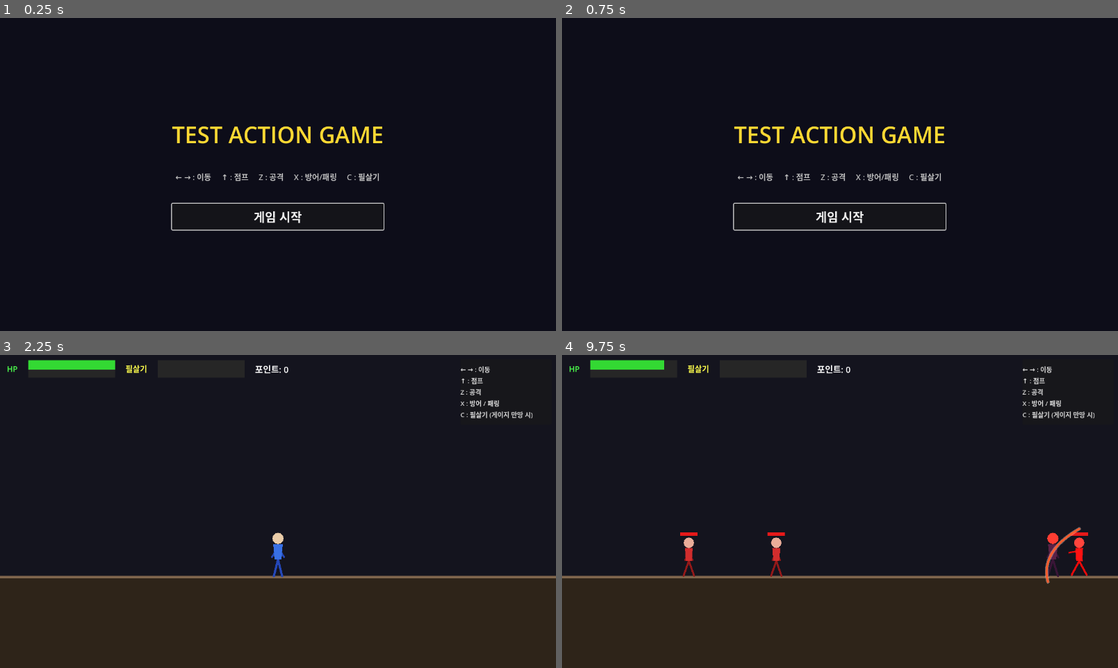
Above: before the commit, frames 1-4 (two rows, left to right).
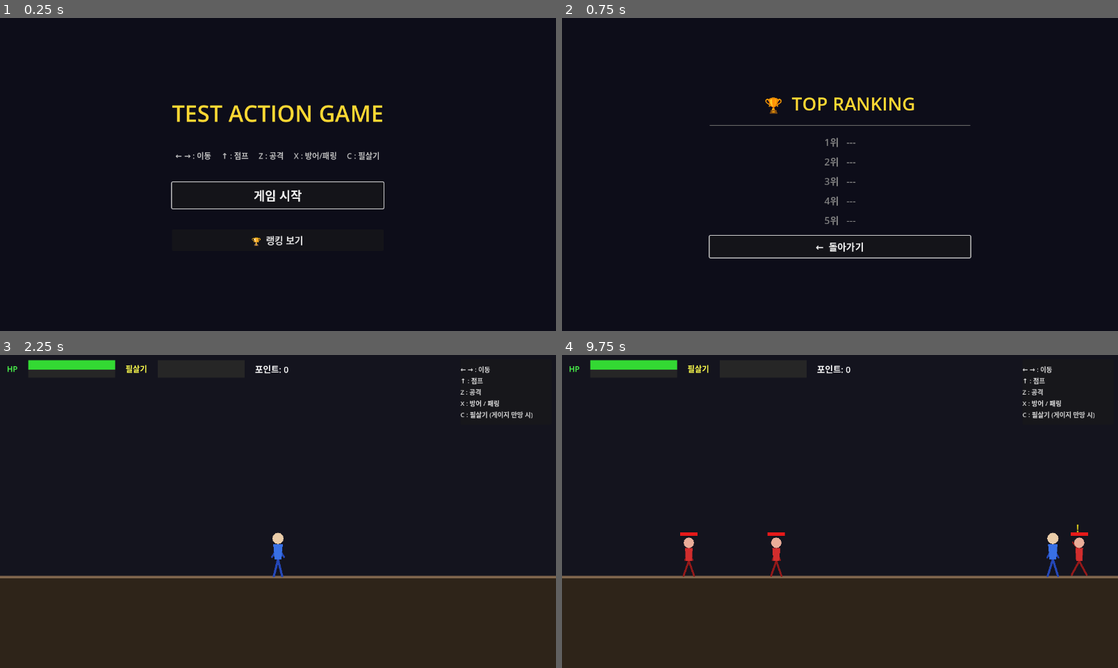
Above: after the commit, the same moments.

Repository: jinsik525-cmyk/my-godot-game
Game: Godot game, scene res://Title.tscn
Two runs of this game, one before a commit and one after it. Both use one fixed random seed, a clock stepped at 60 frames per second and the inputs below.
Inputs (mouse positions are in pixels of both pictures, inside the frame that each line leads up to):
- Up to frame 1 (0.25 s): no input
- Up to frame 2 (0.75 s): click (840, 240) at 0.5 s, where only the run after the commit has a clickable "🏆 랭킹 보기"
- Up to frame 3 (2.25 s): click (278, 583) at 1.25 s, where only the run after the commit has a clickable "← 돌아가기"; click "게임 시작" at 2 s
- Up to frame 4 (9.75 s): tap Enter at 2.75 s; hold Right (move_right) 2.78-4.28 s; tap Z (attack) at 2.85, 3.8, 4.35, 5.3, 6.6, 8.1 s; tap Up (jump) at 3.02, 3.77, 5.27, 6.02, 6.77, 8.27, 9.02 s; tap C (special) at 3.05, 3.6, 4.55, 5.85, 7.35, 9.05, 9.6 s; hold Left (move_left) 4.28-6.53 s; tap X (guard) at 5.1, 8.85 s; tap Escape (ui_cancel) at 6.4 s; hold Right (move_right) from 6.53 s (still down)

The runs differ from the first frame. In frame 1, 3.5% of the frame differs, in the area x 30-70%, y 27-73%; in frame 2, 2.9%; in frame 3, nothing differs; in frame 4, 0.5%.
Error after the commit: Invalid call. Nonexistent function 'is_action_just_pressed' in base 'InputEventKey'. (res://UI.gd:55)

Commit message:
공격 예고 모션, 일시정지, 랭킹 시스템 추가

Diff:
--- a/Enemy.gd
+++ b/Enemy.gd
@@ -6,18 +6,20 @@
 const BASE_SPEED       := 80.0
 const ATTACK_RANGE     := 62.0
 const ATTACK_DAMAGE    := 15
+const WINDUP_MIN       := 0.55   # 예고 모션 최소 시간
+const WINDUP_MAX       := 0.72   # 예고 모션 최대 시간
 const ATTACK_DURATION  := 0.25
 const ATTACK_COOLDOWN  := 1.05
 const MAX_HEALTH       := 50
 const GRAVITY          := 900.0
-const KB_FRICTION      := 950.0   # 넉백 감속도
+const KB_FRICTION      := 950.0
 
 # 색상
 const C_BODY := Color(0.82, 0.18, 0.18, 1.0)
 const C_DARK := Color(0.58, 0.10, 0.10, 1.0)
 const C_HEAD := Color(0.92, 0.68, 0.60, 1.0)
 
-enum State { MOVING, ATTACKING, COOLDOWN }
+enum State { MOVING, WINDUP, ATTACKING, COOLDOWN }
 
 # ── 상태 ─────────────────────────────────────────────────────────────────────
 var health:       int   = MAX_HEALTH
@@ -32,12 +34,14 @@
 var walk_phase:   float = 0.0
 
 # ── 비주얼 노드 ──────────────────────────────────────────────────────────────
-var _head:  Polygon2D
-var _torso: Polygon2D
-var _arm_l: Line2D
-var _arm_r: Line2D
-var _leg_l: Line2D
-var _leg_r: Line2D
+var _head:        Polygon2D
+var _torso:       Polygon2D
+var _arm_l:       Line2D
+var _arm_r:       Line2D
+var _leg_l:       Line2D
+var _leg_r:       Line2D
+var _alert_label: Label
+var _alert_tween: Tween = null
 
 @onready var body_node: Node2D    = $Body
 @onready var hp_fill:   ColorRect = $HPBar/HPFill
@@ -66,6 +70,15 @@
 	_head.polygon = _circle_poly(0.0, -78.0, 12.0, 12)
 	body_node.add_child(_head)
 
+	# "!" 경고 레이블 (머리 위, HP바 위)
+	_alert_label = Label.new()
+	_alert_label.text = "!"
+	_alert_label.add_theme_font_size_override("font_size", 26)
+	_alert_label.add_theme_color_override("font_color", Color(1.0, 0.92, 0.1, 1.0))
+	_alert_label.position = Vector2(-7.0, -130.0)
+	_alert_label.visible  = false
+	add_child(_alert_label)
+
 func init(p_player: Node2D, p_speed_multiplier: float) -> void:
 	player = p_player
 	speed  = BASE_SPEED * p_speed_multiplier
@@ -77,11 +90,9 @@
 	if is_dead or player == null:
 		return
 
-	# 중력 적용
 	if not is_on_floor():
 		velocity.y += GRAVITY * delta
 
-	# 넉백 중에는 AI 대신 감속만 처리
 	if is_knockback:
 		kb_timer -= delta
 		velocity.x = move_toward(velocity.x, 0.0, KB_FRICTION * delta)
@@ -90,6 +101,7 @@
 	else:
 		match state:
 			State.MOVING:    _state_moving()
+			State.WINDUP:    _state_windup(delta)
 			State.ATTACKING: _state_attacking(delta)
 			State.COOLDOWN:  _state_cooldown(delta)
 
@@ -103,11 +115,40 @@
 
 	if dist <= ATTACK_RANGE:
 		velocity.x = 0.0
-		_enter_attack()
+		_enter_windup()          # ATTACKING 대신 WINDUP 먼저
 	else:
 		facing_dir = 1 if dx > 0.0 else -1
 		velocity.x = facing_dir * speed
 
+# ── 예고 모션(WINDUP) ─────────────────────────────────────────────────────────
+func _enter_windup() -> void:
+	state       = State.WINDUP
+	state_timer = randf_range(WINDUP_MIN, WINDUP_MAX)
+
+	# "!" 레이블 깜빡임 시작
+	_alert_label.visible   = true
+	_alert_label.modulate.a = 1.0
+	if _alert_tween:
+		_alert_tween.kill()
+	_alert_tween = create_tween().set_loops()
+	_alert_tween.tween_property(_alert_label, "modulate:a", 0.1, 0.17)
+	_alert_tween.tween_property(_alert_label, "modulate:a", 1.0, 0.17)
+
+func _state_windup(delta: float) -> void:
+	velocity.x   = 0.0
+	state_timer -= delta
+	if state_timer <= 0.0:
+		_hide_alert()
+		_enter_attack()
+
+func _hide_alert() -> void:
+	if _alert_tween:
+		_alert_tween.kill()
+		_alert_tween = null
+	if is_instance_valid(_alert_label):
+		_alert_label.visible = false
+
+# ── 공격 ─────────────────────────────────────────────────────────────────────
 func _enter_attack() -> void:
 	state       = State.ATTACKING
 	state_timer = ATTACK_DURATION
@@ -120,27 +161,26 @@
 		state       = State.COOLDOWN
 		state_timer = ATTACK_COOLDOWN
 
+func _do_attack() -> void:
+	if is_dead:
+		return
+	if player.has_method("take_damage"):
+		player.take_damage(ATTACK_DAMAGE, global_position)
+
+	var eff_dir := 1 if (player.global_position.x - global_position.x) >= 0.0 else -1
+	Effects.spawn_enemy_slash(
+		global_position + Vector2(eff_dir * 26.0, -42.0), eff_dir)
+
+	body_node.modulate = Color(1.6, 0.4, 0.4, 1.0)
+	await get_tree().create_timer(0.15).timeout
+	if is_instance_valid(self) and not is_dead:
+		body_node.modulate = Color.WHITE
+
 func _state_cooldown(delta: float) -> void:
 	velocity.x   = 0.0
 	state_timer -= delta
 	if state_timer <= 0.0:
 		state = State.MOVING
-
-# ── 공격 ─────────────────────────────────────────────────────────────────────
-func _do_attack() -> void:
-	if is_dead:
-		return
-	if player.has_method("take_damage"):
-		player.take_damage(ATTACK_DAMAGE, global_position)
-
-	var eff_dir := 1 if (player.global_position.x - global_position.x) >= 0.0 else -1
-	Effects.spawn_enemy_slash(
-		global_position + Vector2(eff_dir * 26.0, -42.0), eff_dir)
-
-	body_node.modulate = Color(1.6, 0.4, 0.4, 1.0)
-	await get_tree().create_timer(0.15).timeout
-	if is_instance_valid(self) and not is_dead:
-		body_node.modulate = Color.WHITE
 
 # ── 피격 / 넉백 ──────────────────────────────────────────────────────────────
 func take_damage(amount: int, knockback_force: float = 0.0, knockback_dir: int = 0) -> void:
@@ -162,11 +202,11 @@
 		_die()
 
 func apply_knockback(force: float, dir: int) -> void:
+	_hide_alert()
 	velocity.x   = dir * force
 	velocity.y   = -100.0
 	is_knockback = true
 	kb_timer     = 0.30
-	# 넉백 동안 쿨다운 상태로 전환 (공격 불가)
 	state        = State.COOLDOWN
 	state_timer  = 0.30
 
@@ -175,6 +215,7 @@
 
 # ── 사망 ─────────────────────────────────────────────────────────────────────
 func _die() -> void:
+	_hide_alert()
 	is_dead = true
 	body_node.modulate = Color(0.5, 0.5, 0.5, 0.65)
 	emit_signal("enemy_died", self)
@@ -184,35 +225,37 @@
 
 # ── 비주얼 업데이트 ───────────────────────────────────────────────────────────
 func _update_visuals(delta: float) -> void:
-	# 걷기 위상
 	if state == State.MOVING and abs(velocity.x) > 10.0 and is_on_floor():
 		walk_phase += delta * 7.5
 	else:
 		walk_phase = move_toward(walk_phase, 0.0, delta * 14.0)
 	var sw := sin(walk_phase) * 0.44
 
-	# 플레이어 방향 갱신 (넉백 중 제외)
 	if player != null and not is_knockback:
 		var dx := player.global_position.x - global_position.x
 		if abs(dx) > 5.0:
 			facing_dir = 1 if dx > 0.0 else -1
 
-	# 팔
 	const ARM_ROOT := Vector2(0.0, -60.0)
 	const ARM_LEN  := 24.0
-	if state == State.ATTACKING:
-		var lead := deg_to_rad(78.0)
-		if facing_dir > 0:
-			_set_limb(_arm_r, ARM_ROOT,  lead,  ARM_LEN)
-			_set_limb(_arm_l, ARM_ROOT, -0.28,  ARM_LEN)
-		else:
-			_set_limb(_arm_r, ARM_ROOT,  0.28,  ARM_LEN)
-			_set_limb(_arm_l, ARM_ROOT, -lead,  ARM_LEN)
-	else:
-		_set_limb(_arm_r, ARM_ROOT,  0.50 + sw, ARM_LEN)
-		_set_limb(_arm_l, ARM_ROOT, -0.50 - sw, ARM_LEN)
-
-	# 다리
+
+	match state:
+		State.WINDUP:
+			# 양팔을 위로 들어 공격 예고
+			_set_limb(_arm_r, ARM_ROOT, -deg_to_rad(142.0), ARM_LEN)
+			_set_limb(_arm_l, ARM_ROOT, -deg_to_rad(142.0), ARM_LEN)
+		State.ATTACKING:
+			var lead := deg_to_rad(78.0)
+			if facing_dir > 0:
+				_set_limb(_arm_r, ARM_ROOT,  lead,  ARM_LEN)
+				_set_limb(_arm_l, ARM_ROOT, -0.28,  ARM_LEN)
+			else:
+				_set_limb(_arm_r, ARM_ROOT,  0.28,  ARM_LEN)
+				_set_limb(_arm_l, ARM_ROOT, -lead,  ARM_LEN)
+		_:
+			_set_limb(_arm_r, ARM_ROOT,  0.50 + sw, ARM_LEN)
+			_set_limb(_arm_l, ARM_ROOT, -0.50 - sw, ARM_LEN)
+
 	const LEG_ROOT := Vector2(0.0, -36.0)
 	const LEG_LEN  := 36.0
 	if not is_on_floor():
--- a/Main.gd
+++ b/Main.gd
@@ -76,6 +76,7 @@
 
 func _on_player_died() -> void:
 	game_active = false
+	Scores.save_score(points)   # 점수 저장
 	# 남아 있는 적 멈추기
 	for e in enemy_container.get_children():
 		if e.has_method("set"):
--- /dev/null
+++ b/RankingScene.gd
@@ -0,0 +1,27 @@
+extends Node
+
+@onready var scores_vbox: VBoxContainer = $CenterContainer/VBox/ScoresVBox
+@onready var back_button: Button        = $CenterContainer/VBox/BackButton
+
+func _ready() -> void:
+	back_button.pressed.connect(_on_back_pressed)
+	_populate_scores()
+	back_button.grab_focus()
+
+func _populate_scores() -> void:
+	var rankings: Array = Scores.load_scores()
+	for i in range(5):
+		var lbl := Label.new()
+		lbl.horizontal_alignment = HORIZONTAL_ALIGNMENT_CENTER
+		lbl.add_theme_font_size_override("font_size", 22)
+		if i < rankings.size():
+			var entry = rankings[i]
+			lbl.text = "%d위   %d pt   (%s)" % [i + 1, entry["score"], entry["date"]]
+			lbl.self_modulate = Color(1.0, 0.88, 0.25, 1.0) if i == 0 else Color.WHITE
+		else:
+			lbl.text = "%d위   ---" % (i + 1)
+			lbl.self_modulate = Color(0.5, 0.5, 0.5, 1.0)
+		scores_vbox.add_child(lbl)
+
+func _on_back_pressed() -> void:
+	get_tree().change_scene_to_file("res://Title.tscn")
--- /dev/null
+++ b/RankingScene.tscn
@@ -0,0 +1,44 @@
+[gd_scene format=3 uid="uid://ranking001"]
+
+[ext_resource type="Script" path="res://RankingScene.gd" id="1_ranking"]
+
+[node name="RankingScene" type="Node"]
+script = ExtResource("1_ranking")
+
+[node name="Background" type="ColorRect" parent="."]
+offset_right = 1280.0
+offset_bottom = 720.0
+color = Color(0.05, 0.05, 0.10, 1)
+
+[node name="CenterContainer" type="CenterContainer" parent="."]
+anchors_preset = 8
+anchor_left = 0.5
+anchor_top = 0.5
+anchor_right = 0.5
+anchor_bottom = 0.5
+offset_left = -320.0
+offset_top = -240.0
+offset_right = 320.0
+offset_bottom = 240.0
+
+[node name="VBox" type="VBoxContainer" parent="CenterContainer"]
+theme_override_constants/separation = 20
+
+[node name="TitleLabel" type="Label" parent="CenterContainer/VBox"]
+text = "🏆  TOP RANKING"
+horizontal_alignment = 1
+theme_override_font_sizes/font_size = 42
+self_modulate = Color(1.0, 0.85, 0.2, 1)
+
+[node name="Divider" type="ColorRect" parent="CenterContainer/VBox"]
+custom_minimum_size = Vector2(600, 2)
+color = Color(0.4, 0.4, 0.4, 1)
+
+[node name="ScoresVBox" type="VBoxContainer" parent="CenterContainer/VBox"]
+theme_override_constants/separation = 12
+
+[node name="BackButton" type="Button" parent="CenterContainer/VBox"]
+name = "BackButton"
+text = "←  돌아가기"
+theme_override_font_sizes/font_size = 22
+custom_minimum_size = Vector2(200, 50)
--- /dev/null
+++ b/Scores.gd
@@ -0,0 +1,32 @@
+extends Node
+## 점수 저장/불러오기 오토로드 (user://ranking.json)
+
+const SAVE_PATH   := "user://ranking.json"
+const MAX_ENTRIES := 5
+
+func save_score(score: int) -> void:
+	var list := load_scores()
+	var date := Time.get_date_string_from_system()
+	list.append({"score": score, "date": date})
+	list.sort_custom(func(a, b): return a["score"] > b["score"])
+	while list.size() > MAX_ENTRIES:
+		list.pop_back()
+	_write(list)
+
+func load_scores() -> Array:
+	if not FileAccess.file_exists(SAVE_PATH):
+		return []
+	var f := FileAccess.open(SAVE_PATH, FileAccess.READ)
+	if f == null:
+		return []
+	var text := f.get_as_text()
+	f.close()
+	var parsed = JSON.parse_string(text)
+	return parsed if parsed is Array else []
+
+func _write(data: Array) -> void:
+	var f := FileAccess.open(SAVE_PATH, FileAccess.WRITE)
+	if f == null:
+		return
+	f.store_string(JSON.stringify(data, "\t"))
+	f.close()
--- a/Title.gd
+++ b/Title.gd
@@ -1,10 +1,15 @@
 extends Node
 
-@onready var start_button: Button = $CenterContainer/VBox/StartButton
+@onready var start_button:   Button = $CenterContainer/VBox/StartButton
+@onready var ranking_button: Button = $CenterContainer/VBox/RankingButton
 
 func _ready() -> void:
 	start_button.pressed.connect(_on_start_pressed)
+	ranking_button.pressed.connect(_on_ranking_pressed)
 	start_button.grab_focus()
 
 func _on_start_pressed() -> void:
 	get_tree().change_scene_to_file("res://Main.tscn")
+
+func _on_ranking_pressed() -> void:
+	get_tree().change_scene_to_file("res://RankingScene.tscn")
--- a/Title.tscn
+++ b/Title.tscn
@@ -43,3 +43,9 @@
 text = "게임 시작"
 theme_override_font_sizes/font_size = 28
 custom_minimum_size = Vector2(220, 60)
+
+[node name="RankingButton" type="Button" parent="CenterContainer/VBox"]
+name = "RankingButton"
+text = "🏆  랭킹 보기"
+theme_override_font_sizes/font_size = 22
+custom_minimum_size = Vector2(220, 50)
--- a/UI.gd
+++ b/UI.gd
@@ -1,42 +1,73 @@
 extends CanvasLayer
 
-@onready var hp_fill: ColorRect = $TopBar/HPBarBg/HPFill
-@onready var special_fill: ColorRect = $TopBar/SpecialBarBg/SpecialFill
-@onready var special_label: Label = $TopBar/SpecialLabel
-@onready var point_label: Label = $TopBar/PointLabel
-@onready var gameover_panel: Panel = $GameOverPanel
-@onready var final_score_label: Label = $GameOverPanel/VBox/FinalScoreLabel
-@onready var restart_button: Button = $GameOverPanel/VBox/RestartButton
+@onready var hp_fill:          ColorRect = $TopBar/HPBarBg/HPFill
+@onready var special_fill:     ColorRect = $TopBar/SpecialBarBg/SpecialFill
+@onready var special_label:    Label     = $TopBar/SpecialLabel
+@onready var point_label:      Label     = $TopBar/PointLabel
+@onready var gameover_panel:   Panel     = $GameOverPanel
+@onready var final_score_label:Label     = $GameOverPanel/VBox/FinalScoreLabel
+@onready var restart_button:   Button    = $GameOverPanel/VBox/RestartButton
+@onready var pause_panel:      ColorRect = $PausePanel
+@onready var resume_button:    Button    = $PausePanel/PauseBox/VBox/ResumeButton
+@onready var quit_button:      Button    = $PausePanel/PauseBox/VBox/QuitButton
 
-var hp_bar_max_width: float = 200.0
-var special_bar_max_width: float = 200.0
+const HP_BAR_W      := 200.0
+const SPECIAL_BAR_W := 200.0
 
 func _ready() -> void:
 	gameover_panel.visible = false
+	pause_panel.visible    = false
+
 	restart_button.pressed.connect(_on_restart_pressed)
-	hp_fill.size.x = hp_bar_max_width
+	resume_button.pressed.connect(_on_resume_pressed)
+	quit_button.pressed.connect(_on_quit_pressed)
+
+	hp_fill.size.x      = HP_BAR_W
 	special_fill.size.x = 0.0
 
+# ── HP / 특수 / 포인트 ────────────────────────────────────────────────────────
 func update_health(current: int, maximum: int) -> void:
-	var ratio := float(current) / float(maximum)
-	hp_fill.size.x = hp_bar_max_width * ratio
+	hp_fill.size.x = HP_BAR_W * (float(current) / float(maximum))
 
 func update_special(current: int, maximum: int) -> void:
-	var ratio := float(current) / float(maximum)
-	special_fill.size.x = special_bar_max_width * ratio
+	special_fill.size.x = SPECIAL_BAR_W * (float(current) / float(maximum))
 	if current >= maximum:
-		special_label.text = "필살기 [C]"
+		special_label.text     = "필살기 [C]"
 		special_label.modulate = Color.YELLOW
 	else:
-		special_label.text = "필살기"
+		special_label.text     = "필살기"
 		special_label.modulate = Color.WHITE
 
 func update_points(points: int) -> void:
 	point_label.text = "포인트: %d" % points
 
+# ── 게임오버 ─────────────────────────────────────────────────────────────────
 func show_gameover(points: int) -> void:
-	gameover_panel.visible = true
-	final_score_label.text = "최종 포인트: %d" % points
+	gameover_panel.visible     = true
+	final_score_label.text     = "최종 포인트: %d" % points
 
 func _on_restart_pressed() -> void:
+	get_tree().paused = false
 	get_tree().reload_current_scene()
+
+# ── 일시정지 ─────────────────────────────────────────────────────────────────
+func _input(event: InputEvent) -> void:
+	if event.is_action_just_pressed("ui_cancel"):
+		if gameover_panel.visible:
+			return          # 게임오버 중에는 일시정지 불가
+		_toggle_pause()
+		get_viewport().set_input_as_handled()
+
+func _toggle_pause() -> void:
+	var paused := not get_tree().paused
+	get_tree().paused   = paused
+	pause_panel.visible = paused
+	if paused:
+		resume_button.grab_focus()
+
+func _on_resume_pressed() -> void:
+	_toggle_pause()
+
+func _on_quit_pressed() -> void:
+	get_tree().paused = false
+	get_tree().change_scene_to_file("res://Title.tscn")
--- a/UI.tscn
+++ b/UI.tscn
@@ -3,6 +3,7 @@
 [ext_resource type="Script" path="res://UI.gd" id="1_ui"]
 
 [node name="UI" type="CanvasLayer"]
+process_mode = 3
 script = ExtResource("1_ui")
 
 [node name="TopBar" type="HBoxContainer" parent="."]
@@ -113,3 +114,51 @@
 C : 필살기 (게이지 만땅 시)"
 theme_override_font_sizes/font_size = 15
 self_modulate = Color(0.85, 0.85, 0.85, 1)
+
+[node name="PausePanel" type="ColorRect" parent="."]
+offset_right = 1280.0
+offset_bottom = 720.0
+color = Color(0, 0, 0, 0.58)
+mouse_filter = 0
+visible = false
+
+[node name="PauseBox" type="Panel" parent="PausePanel"]
+anchors_preset = 8
+anchor_left = 0.5
+anchor_top = 0.5
+anchor_right = 0.5
+anchor_bottom = 0.5
+offset_left = -190.0
+offset_top = -130.0
+offset_right = 190.0
+offset_bottom = 130.0
+
+[node name="VBox" type="VBoxContainer" parent="PausePanel/PauseBox"]
+anchors_preset = 8
+anchor_left = 0.5
+anchor_top = 0.5
+anchor_right = 0.5
+anchor_bottom = 0.5
+offset_left = -150.0
+offset_top = -100.0
+offset_right = 150.0
+offset_bottom = 100.0
+theme_override_constants/separation = 22
+
+[node name="PauseTitle" type="Label" parent="PausePanel/PauseBox/VBox"]
+text = "⏸  일시정지"
+horizontal_alignment = 1
+theme_override_font_sizes/font_size = 30
+self_modulate = Color(1, 1, 1, 1)
+
+[node name="ResumeButton" type="Button" parent="PausePanel/PauseBox/VBox"]
+name = "ResumeButton"
+text = "계속 진행"
+theme_override_font_sizes/font_size = 22
+custom_minimum_size = Vector2(200, 50)
+
+[node name="QuitButton" type="Button" parent="PausePanel/PauseBox/VBox"]
+name = "QuitButton"
+text = "타이틀로"
+theme_override_font_sizes/font_size = 22
+custom_minimum_size = Vector2(200, 50)
--- a/project.godot
+++ b/project.godot
@@ -56,6 +56,7 @@
 [autoload]
 
 Effects="*res://Effects.gd"
+Scores="*res://Scores.gd"
 
 [physics]
 
